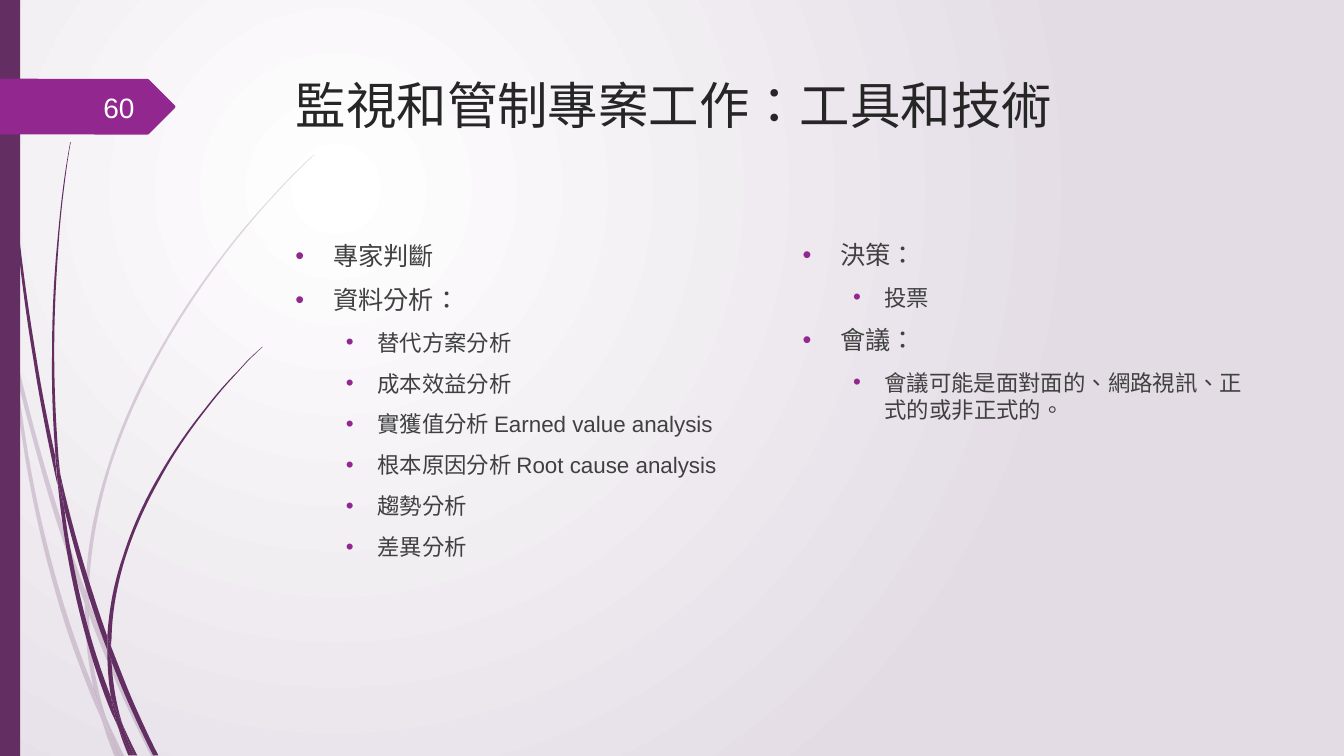
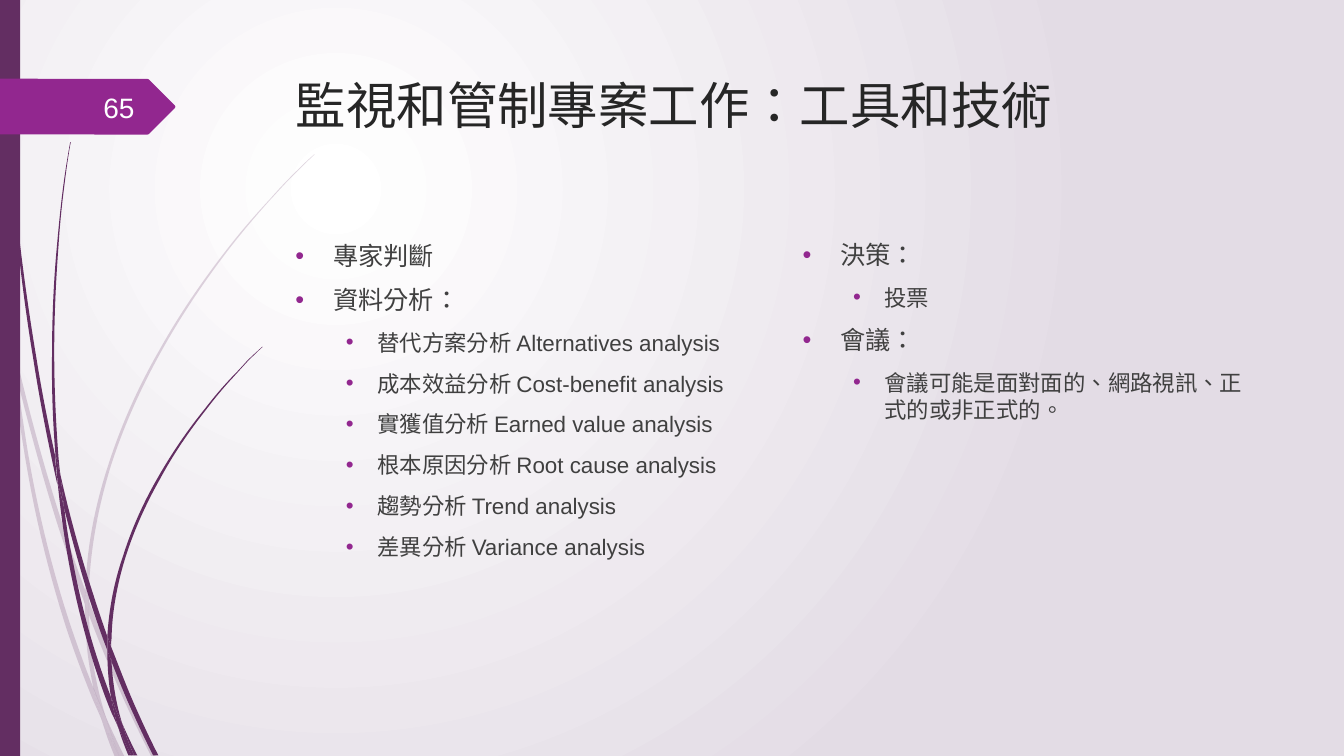
Before and after one commit to ywdeng/uscojywdeng, a slide deck: slide 65 of src/assets/1091/ProjectManagement/CH05/05.pptx (slide 60 before the commit). Drawn at 1344x756 pixels with LibreOffice and Linux fonts; fonts in the diff are those of the drawing. Boxes give left, top, right and bottom in pixels: in the first picture for what was removed or moved away, otherwise in the second. Text is boxed around its words. In the diff, an @@ line names an element or a change of style, - is before the commit and + after.

```diff
--- a/src/assets/1091/ProjectManagement/CH05/05.pptx
+++ b/src/assets/1091/ProjectManagement/CH05/05.pptx
@@ page number at (x1=103, y1=98, x2=134, y2=119): text changed @@
-60
+65
@@ text at (x1=377, y1=332, x2=724, y2=397): text changed @@
-  • 替代方案分析
-  • 成本效益分析
+  • 替代方案分析 Alternatives analysis
+  • 成本效益分析 Cost-benefit analysis
@@ text at (x1=377, y1=495, x2=645, y2=560): text changed @@
-  • 趨勢分析
-  • 差異分析
+  • 趨勢分析 Trend analysis
+  • 差異分析 Variance analysis
```
Also in this commit, not shown: 6 other slides changed, 7 slides added, 3 other files.
